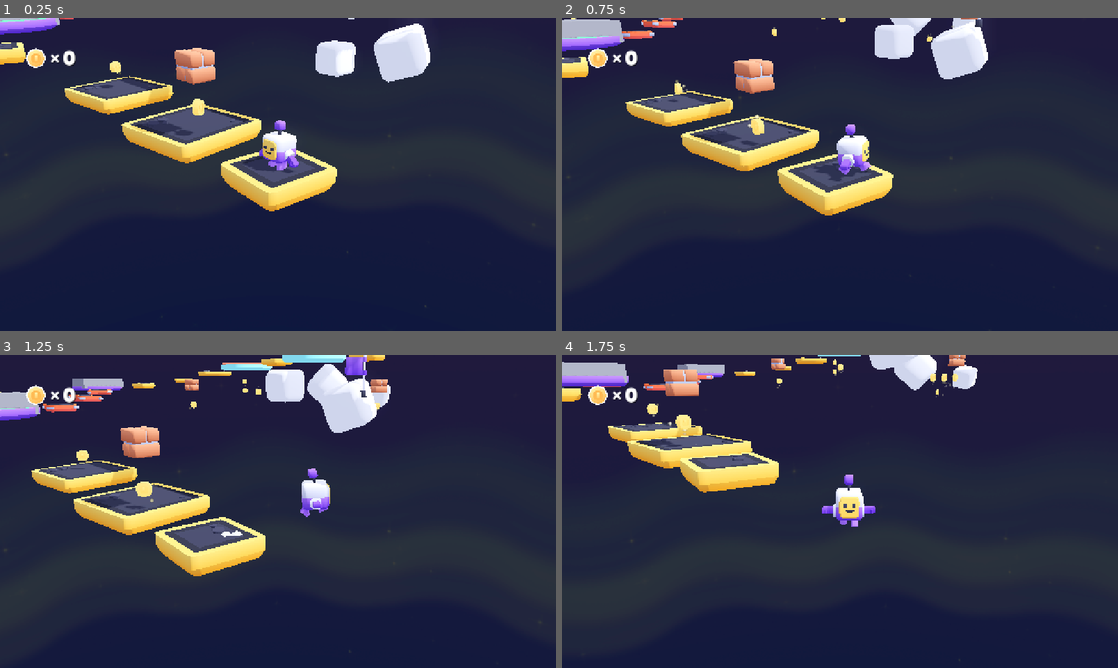
Above: before the commit, frames 1-4 (two rows, left to right).
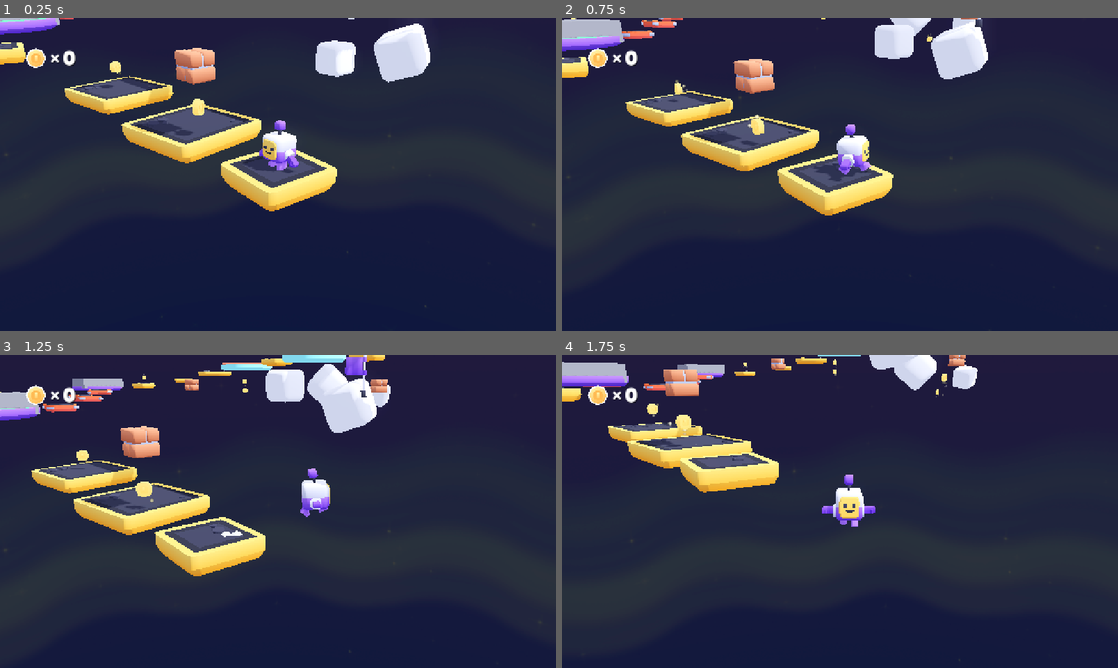
Above: after the commit, the same moments.

Repository: insertnewusername/3d-platformer
Game: Godot game, scene res://scenes/main.tscn
Same seed, same stepped clock (60 frames per second), same inputs: the game is played once before the commit and once after it.
Inputs (mouse positions are in pixels of both pictures, inside the frame that each line leads up to):
- Up to frame 1 (0.25 s): no input
- Up to frame 2 (0.75 s): tap Enter at 0.5 s; move the mouse to (962, 158) at 0.52 s; hold D (move_right) from 0.53 s (still down); tap Down (camera_down) at 0.6 s; click (962, 158) at 0.67 s
- Up to frame 3 (1.25 s): keep holding D (move_right); tap Space (jump) at 0.77 s
- Up to frame 4 (1.75 s): move the mouse to (728, 527) at 1.27 s; release D (move_right) at 1.28 s; hold S (move_back) from 1.28 s (still down); tap Left (camera_left) at 1.35 s; tap Space (jump) at 1.52 s

Frame 1 is identical in both runs. In frame 2, less than 0.1% of the frame differs, in the area x 37-71%, y 0-6%; in frame 3, less than 0.1%; in frame 4, 0.1%, in the area x 32-72%, y 2-11%.
Error in both runs: Invalid assignment of property or key 'light_energy' with value of type 'float' on a base object of type 'null instance'. (res://scripts/main.gd:12)

Commit message:
place coins across level

Diff:
--- a/scenes/main.tscn
+++ b/scenes/main.tscn
@@ -98,7 +98,7 @@
 transform = Transform3D(1, 0, 0, 0, 1, 0, 0, 0, 1, -9.76829, 0.635, -0.98719406)
 
 [node name="coin2" parent="World" unique_id=2070846440 instance=ExtResource("10_fwhys")]
-transform = Transform3D(1, 0, 0, 0, 1, 0, 0, 0, 1, -7.0437, 1.97005, -15.860424)
+transform = Transform3D(1, 0, 0, 0, 1, 0, 0, 0, 1, 14.914193, 7.8113623, -11.726672)
 
 [node name="coin3" parent="World" unique_id=923602488 instance=ExtResource("10_fwhys")]
 transform = Transform3D(1, 0, 0, 0, 1, 0, 0, 0, 1, -7.0437, 1.97005, -16.860424)
@@ -110,7 +110,7 @@
 transform = Transform3D(1, 0, 0, 0, 1, 0, 0, 0, 1, -14.8111, 1.6888, -29.529804)
 
 [node name="coin7" parent="World" unique_id=904703811 instance=ExtResource("10_fwhys")]
-transform = Transform3D(1, 0, 0, 0, 1, 0, 0, 0, 1, -14.8111, 2.6888, -15.201819)
+transform = Transform3D(1, 0, 0, 0, 1, 0, 0, 0, 1, -40.715446, 3.6712816, -20.737625)
 
 [node name="coin8" parent="World" unique_id=1169078731 instance=ExtResource("10_fwhys")]
 transform = Transform3D(1, 0, 0, 0, 1, 0, 0, 0, 1, -14.9647, 0.801836, -25.864838)
@@ -119,13 +119,13 @@
 transform = Transform3D(1, 0, 0, 0, 1, 0, 0, 0, 1, 0, 5, -6)
 
 [node name="coin4" parent="World" unique_id=1721017398 instance=ExtResource("10_fwhys")]
-transform = Transform3D(1, 0, 0, 0, 1, 0, 0, 0, 1, -7.0437, 1.97005, -17.860424)
+transform = Transform3D(1, 0, 0, 0, 1, 0, 0, 0, 1, -10.53591, 5.801553, -21.82476)
 
 [node name="coin11" parent="World" unique_id=433143402 instance=ExtResource("10_fwhys")]
 transform = Transform3D(1, 0, 0, 0, 1, 0, 0, 0, 1, -6.7093306, 5.3392777, -2.0042212)
 
 [node name="coin12" parent="World" unique_id=508948501 instance=ExtResource("10_fwhys")]
-transform = Transform3D(1, 0, 0, 0, 1, 0, 0, 0, 1, -18.979, 1.7754431, -12.668189)
+transform = Transform3D(1, 0, 0, 0, 1, 0, 0, 0, 1, -24.58608, 5.272476, -25.221025)
 
 [node name="coin13" parent="World" unique_id=145441231 instance=ExtResource("10_fwhys")]
 transform = Transform3D(1, 0, 0, 0, 1, 0, 0, 0, 1, -22.11739, 2.56071, -20.287392)
